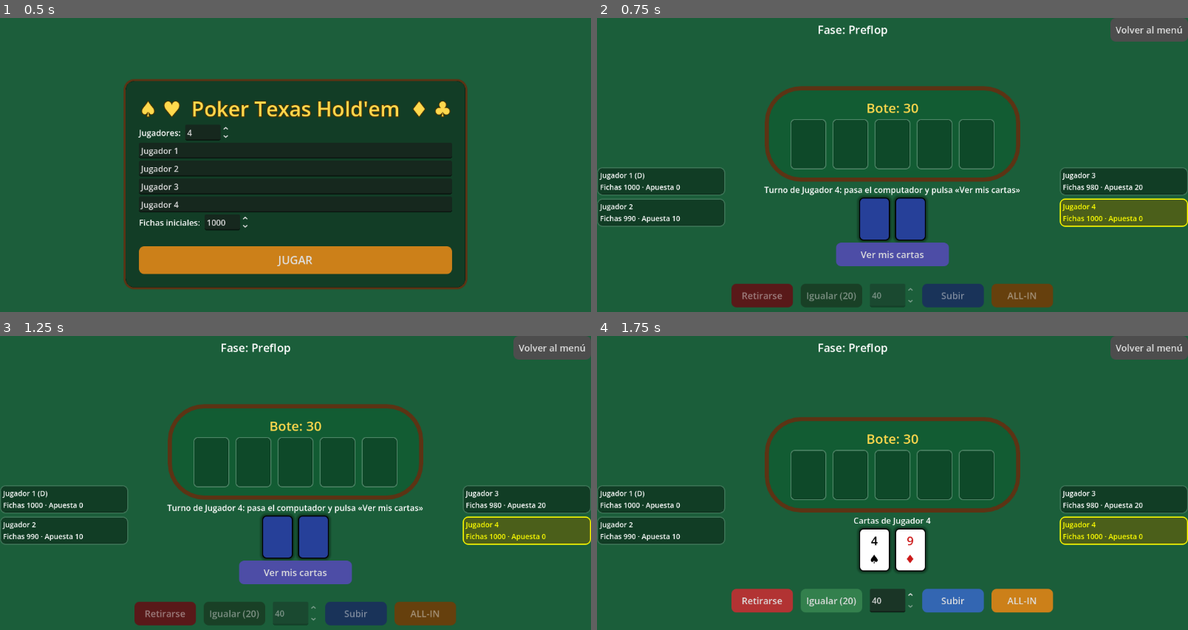
Above: before the commit, frames 1-4 (two rows, left to right).
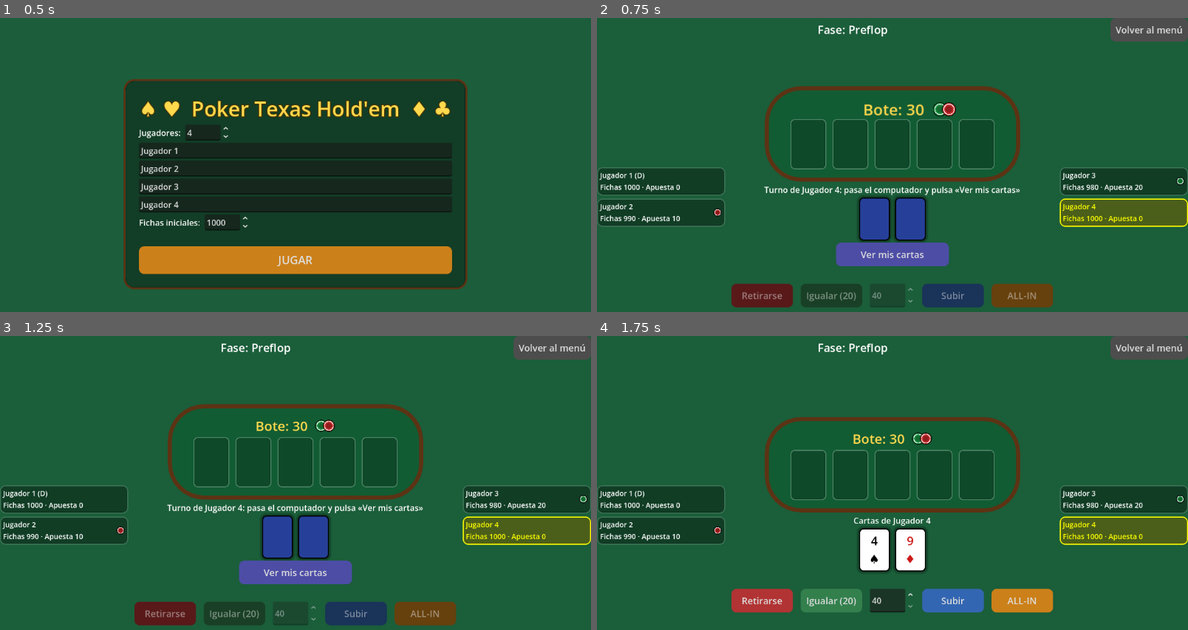
Above: after the commit, the same moments.

Repository: yevaca/Proyecto-Poker-ED
Game: Godot game, scene res://UI/inicio.tscn
The game is run twice, just before and just after one commit, with the same random seed, the same clock (stepped at 60 frames per second) and the same inputs.
Inputs:
- Up to frame 1 (0.5 s): no input
- Up to frame 2 (0.75 s): click "JUGAR" at 0.5 s
- Up to frame 3 (1.25 s): no input
- Up to frame 4 (1.75 s): click "Ver mis cartas" at 1.25 s

Frame 1 is identical in both runs. In frame 2, 0.5% of the frame differs, in the area x 19-100%, y 28-68%; in frame 3, 0.4%; in frame 4, 0.4%.

Commit message:
MAS ACTUALIZACIONES

Diff:
--- /dev/null
+++ b/UI/ficha_ui.gd
@@ -0,0 +1,51 @@
+class_name FichaUI
+extends Control
+## Ficha de poker dibujada con codigo.
+
+## [valor, color]: se usan de mayor a menor para representar un monto.
+const DENOMINACIONES := [
+	[1000, Color(0.85, 0.7, 0.1)],
+	[500, Color(0.5, 0.2, 0.6)],
+	[100, Color(0.12, 0.12, 0.12)],
+	[50, Color(0.15, 0.35, 0.75)],
+	[20, Color(0.1, 0.55, 0.25)],
+	[10, Color(0.75, 0.15, 0.15)],
+	[5, Color(0.85, 0.5, 0.15)],
+	[1, Color(0.8, 0.8, 0.8)],
+]
+
+var color: Color = Color.RED
+
+
+static func crear(c: Color, tam: float) -> FichaUI:
+	var f: FichaUI = FichaUI.new()
+	f.color = c
+	f.custom_minimum_size = Vector2(tam, tam)
+	f.size_flags_vertical = Control.SIZE_SHRINK_CENTER
+	f.mouse_filter = Control.MOUSE_FILTER_IGNORE
+	return f
+
+
+## Fila de fichas (algo encimadas) que representa un monto.
+static func pila(monto: int, tam: float = 26.0, max_fichas: int = 6) -> HBoxContainer:
+	var fila: HBoxContainer = HBoxContainer.new()
+	fila.add_theme_constant_override("separation", int(-tam * 0.45))
+	fila.size_flags_vertical = Control.SIZE_SHRINK_CENTER
+	fila.mouse_filter = Control.MOUSE_FILTER_IGNORE
+	var restante: int = monto
+	var cuantas: int = 0
+	for d in DENOMINACIONES:
+		while restante >= d[0] and cuantas < max_fichas:
+			fila.add_child(crear(d[1], tam))
+			restante -= d[0]
+			cuantas += 1
+	return fila
+
+
+func _draw() -> void:
+	var centro: Vector2 = size / 2
+	var r: float = minf(size.x, size.y) / 2 - 1
+	draw_circle(centro, r, Color(0, 0, 0, 0.6))                 # borde
+	draw_circle(centro, r - 1.5, color)                         # cuerpo
+	draw_arc(centro, r * 0.72, 0, TAU, 32, Color(1, 1, 1, 0.85), maxf(1.5, r * 0.12))
+	draw_circle(centro, r * 0.45, color.darkened(0.25))         # centro
--- a/UI/mesa.gd
+++ b/UI/mesa.gd
@@ -19,6 +19,12 @@
 var lbl_res_titulo: Label
 var lbl_res_texto: Label
 var btn_res: Button
+var fila_bote: HBoxContainer
+var caja_fichas: HBoxContainer
+var _mesa_previas: int = 0      # cuantas cartas de la mesa ya se habian mostrado
+var _bote_previo: int = 0
+var _anim_mano: bool = false    # true justo despues de pulsar "Ver mis cartas"
+var _tween_bote: Tween
 
 @onready var lbl_fase: Label = $VBoxContainer/BarraSuperior/LblFase
 @onready var btn_menu: Button = $VBoxContainer/BarraSuperior/BtnMenu
@@ -43,6 +49,7 @@
 func _ready() -> void:
 	_aplicar_estilo()
 	_crear_panel_resultado()
+	_crear_fichas_bote()
 
 	var nombres: Array = Config.nombres
 	if nombres.is_empty():
@@ -140,6 +147,9 @@
 	lbl_mensaje.text = ""
 	viendo = false
 	ganadores = []
+	_mesa_previas = 0
+	_bote_previo = 0
+	_limpiar(cartas_mesa)
 	if partida.iniciar_mano():
 		panel_resultado.visible = false
 	else:
@@ -149,6 +159,7 @@
 
 func _on_ver_pressed() -> void:
 	viendo = true
+	_anim_mano = true
 	_actualizar()
 
 
@@ -163,17 +174,27 @@
 
 func _on_mano_terminada(resultados: Array) -> void:
 	ganadores = []
-	var lineas: Array = []
+	# Agrupa los botes por conjunto de ganadores: si el mismo jugador (o grupo)
+	# gano varios botes, se muestran sumados en una sola linea.
+	var grupos: Dictionary = {}
 	for r in resultados:
 		var nombres: Array = []
 		for g in r["ganadores"]:
 			nombres.append(g.nombre)
 			if not ganadores.has(g):
 				ganadores.append(g)
-		var verbo: String = "gana" if nombres.size() == 1 else "ganan"
-		var linea: String = "%s %s %d" % [", ".join(nombres), verbo, r["monto"]]
-		if r["categoria"] != "":
-			linea += " con %s" % r["categoria"]
+		var clave: String = ", ".join(nombres)
+		if not grupos.has(clave):
+			grupos[clave] = {"n": nombres.size(), "monto": 0, "categoria": r["categoria"]}
+		grupos[clave]["monto"] += r["monto"]
+
+	var lineas: Array = []
+	for clave in grupos:
+		var gr: Dictionary = grupos[clave]
+		var verbo: String = "gana" if gr["n"] == 1 else "ganan"
+		var linea: String = "%s %s %d" % [clave, verbo, gr["monto"]]
+		if gr["categoria"] != "":
+			linea += " con %s" % gr["categoria"]
 		lineas.append(linea)
 	viendo = false
 	_mostrar_resultado("\n".join(lineas))
@@ -198,8 +219,8 @@
 	panel_resultado.anchor_bottom = 1.0
 	panel_resultado.offset_left = 0
 	panel_resultado.offset_right = 0
-	panel_resultado.offset_top = -250
-	panel_resultado.offset_bottom = -250
+	panel_resultado.offset_top = -80
+	panel_resultado.offset_bottom = -80
 	panel_resultado.grow_horizontal = Control.GROW_DIRECTION_BOTH
 	panel_resultado.grow_vertical = Control.GROW_DIRECTION_BEGIN
 
@@ -244,6 +265,8 @@
 		btn_res.text = "Siguiente mano"
 		fin_partida = false
 	panel_resultado.visible = true
+	panel_resultado.modulate.a = 0.0
+	panel_resultado.create_tween().tween_property(panel_resultado, "modulate:a", 1.0, 0.4)
 
 
 func _on_res_boton() -> void:
@@ -253,6 +276,21 @@
 		_nueva_mano()
 
 
+func _crear_fichas_bote() -> void:
+	var padre: Node = lbl_bote.get_parent()
+	var indice: int = lbl_bote.get_index()
+	fila_bote = HBoxContainer.new()
+	fila_bote.alignment = BoxContainer.ALIGNMENT_CENTER
+	fila_bote.add_theme_constant_override("separation", 14)
+	padre.add_child(fila_bote)
+	padre.move_child(fila_bote, indice)
+	lbl_bote.reparent(fila_bote)
+
+	caja_fichas = HBoxContainer.new()
+	caja_fichas.size_flags_vertical = Control.SIZE_SHRINK_CENTER
+	fila_bote.add_child(caja_fichas)
+
+
 func _volver_al_menu() -> void:
 	get_tree().change_scene_to_file("res://UI/inicio.tscn")
 
@@ -266,16 +304,32 @@
 	var hay_turno: bool = actual != null
 
 	lbl_fase.text = "Fase: " + partida.nombre_fase().capitalize()
-	lbl_bote.text = "Bote: %d" % partida.bote.total
-
-	# Cartas comunitarias: siempre 5 posiciones, vacias hasta que salgan
-	_limpiar(cartas_mesa)
+
+	# Bote: texto + fichas, y salta cuando sube
+	var total: int = partida.bote.total
+	lbl_bote.text = "Bote: %d" % total
+	_limpiar(caja_fichas)
+	if total > 0:
+		caja_fichas.add_child(FichaUI.pila(total, 26, 8))
+	if total > _bote_previo:
+		_pulso(fila_bote)
+	_bote_previo = total
+
+	# Cartas comunitarias: solo se redibujan cuando sale una carta nueva
 	var comunitarias: Array = partida.mesa.obtener_cartas()
-	for i in range(5):
-		if i < comunitarias.size():
-			cartas_mesa.add_child(CartaUI.crear(comunitarias[i], true, TAM_MESA))
-		else:
-			cartas_mesa.add_child(CartaUI.hueco(TAM_MESA))
+	if comunitarias.size() != _mesa_previas or cartas_mesa.get_child_count() == 0:
+		_limpiar(cartas_mesa)
+		var nuevas: int = 0
+		for i in range(5):
+			if i < comunitarias.size():
+				var carta: CartaUI = CartaUI.crear(comunitarias[i], true, TAM_MESA)
+				cartas_mesa.add_child(carta)
+				if i >= _mesa_previas:
+					_animar_aparicion(carta, nuevas * 0.15)
+					nuevas += 1
+			else:
+				cartas_mesa.add_child(CartaUI.hueco(TAM_MESA))
+		_mesa_previas = comunitarias.size()
 
 	# Tarjetas de jugadores: la mitad a cada lado de la mesa
 	_limpiar(col_izq)
@@ -295,8 +349,15 @@
 			lbl_mano.text = "Cartas de %s" % actual.nombre
 		else:
 			lbl_mano.text = "Turno de %s: pasa el computador y pulsa «Ver mis cartas»" % actual.nombre
+		var k: int = 0
 		for c in actual.mano.obtener_cartas():
-			cartas_mano.add_child(CartaUI.crear(c, viendo, TAM_MANO))
+			var carta_mano: CartaUI = CartaUI.crear(c, viendo, TAM_MANO)
+			cartas_mano.add_child(carta_mano)
+			if viendo and _anim_mano:
+				_animar_aparicion(carta_mano, k * 0.12)
+			k += 1
+		if viendo:
+			_anim_mano = false
 	else:
 		lbl_mano.text = ""
 
@@ -366,6 +427,8 @@
 	elif j == actual:
 		lbl.add_theme_color_override("font_color", Color.YELLOW)
 	fila.add_child(lbl)
+	if j.apuesta_actual > 0 and j.en_mano and not fin:
+		fila.add_child(FichaUI.pila(j.apuesta_actual, 18, 3))
 
 	# Al terminar la mano se ven las cartas de quienes llegaron al final
 	if fin and j.en_mano:
@@ -373,6 +436,25 @@
 			fila.add_child(CartaUI.crear(c, true, TAM_MINI))
 	return tarjeta
 
+func _animar_aparicion(nodo: Control, retraso: float = 0.0) -> void:
+	nodo.pivot_offset = nodo.custom_minimum_size / 2
+	nodo.modulate.a = 0.0
+	nodo.scale = Vector2(0.5, 0.5)
+	var t: Tween = nodo.create_tween().set_parallel(true)
+	t.tween_property(nodo, "modulate:a", 1.0, 0.25).set_delay(retraso)
+	t.tween_property(nodo, "scale", Vector2.ONE, 0.3).set_delay(retraso) \
+		.set_trans(Tween.TRANS_BACK).set_ease(Tween.EASE_OUT)
+
+
+## El bote "salta" cuando sube.
+func _pulso(nodo: Control) -> void:
+	if _tween_bote != null and _tween_bote.is_valid():
+		_tween_bote.kill()
+	nodo.pivot_offset = nodo.size / 2
+	nodo.scale = Vector2.ONE
+	_tween_bote = nodo.create_tween()
+	_tween_bote.tween_property(nodo, "scale", Vector2(1.25, 1.25), 0.12)
+	_tween_bote.tween_property(nodo, "scale", Vector2.ONE, 0.2)
 # ---------------------------------------------------------------------------
 #  Ayudas
 # ---------------------------------------------------------------------------
Not shown, added: UI/ficha_ui.gd.uid
